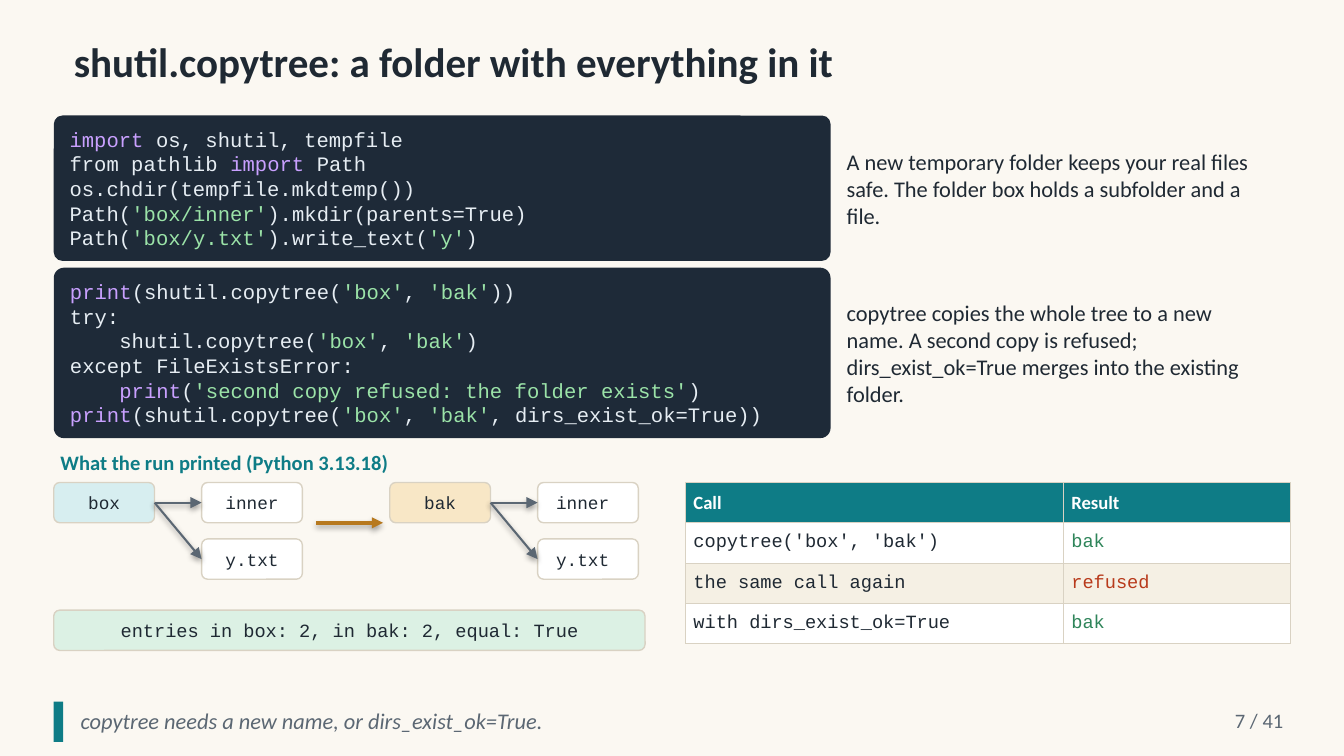
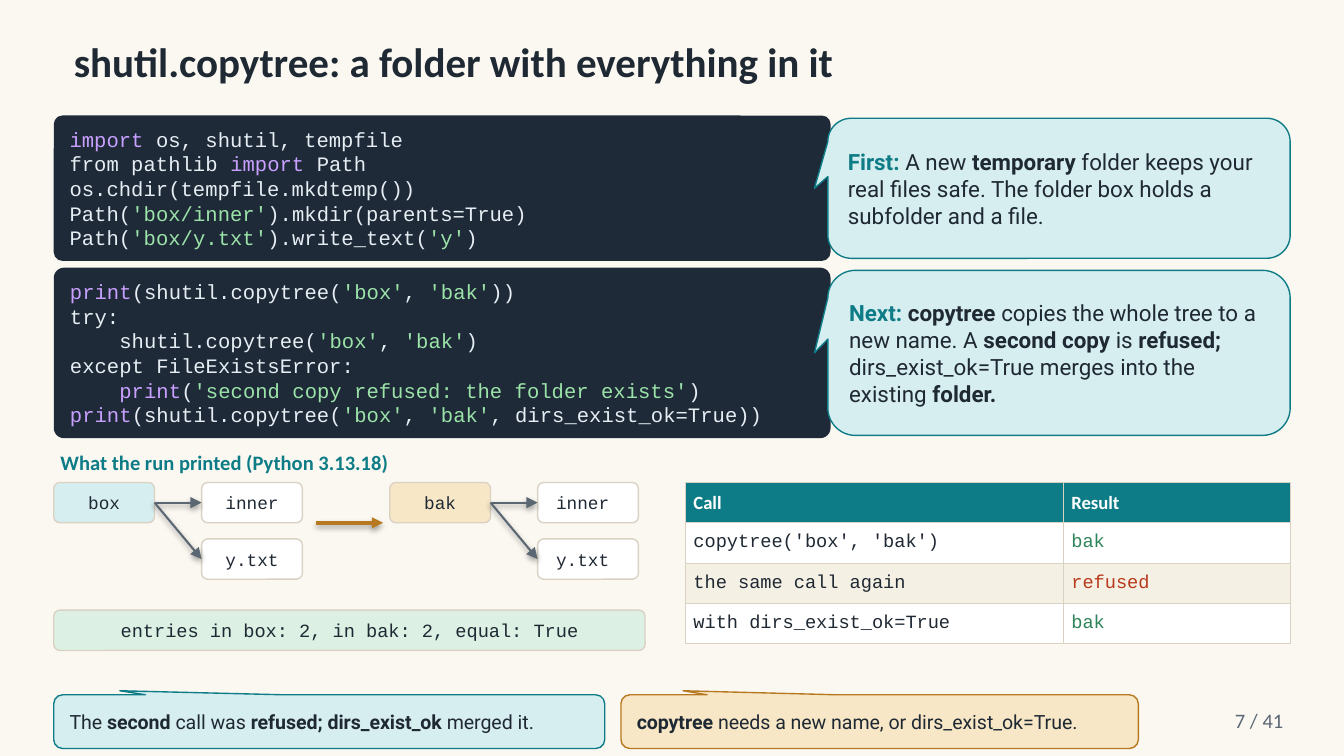
Before and after one commit to altunelyusuf/AdvancedProgrammingWithPython, a slide deck: slide 7 of 03-materials/ch11/SEN0414_Ch11_OrganizingFiles_3e_v3_0_0.pptx. Drawn at 1344x756 pixels with LibreOffice and Linux fonts; fonts in the diff are those of the drawing. Boxes give left, top, right and bottom in pixels: in the first picture for what was removed or moved away, otherwise in the second. Text is boxed around its words. In the diff, an @@ line names an element or a change of style, - is before the commit and + after.

```diff
--- a/03-materials/ch11/SEN0414_Ch11_OrganizingFiles_3e_v3_0_0.pptx
+++ b/03-materials/ch11/SEN0414_Ch11_OrganizingFiles_3e_v3_0_0.pptx
@@ rounded speech box "First: A new temporary folder ..." at <box>828,118,1290,258</box>: fill none to #D7EEF0; outline none to #0E7C86 0.75 pt @@
@@ rounded speech box "First: A new temporary folder ...": place and size @@
-rounded speech box "First: A new temporary folder ..." at <box>847,154,1248,224</box>
+rounded speech box "First: A new temporary folder ..." at <box>828,118,1290,258</box>
@@ text in rounded speech box at <box>848,153,1252,224</box>: text changed; font Calibri to Roboto @@
-A new temporary folder keeps your real files safe. The folder box holds a subfolder and a file.
+First: A new temporary folder keeps your real files safe. The folder box holds a subfolder and a file.
@@ rounded speech box "Next: copytree copies the whole ...": place and size @@
-rounded speech box "Next: copytree copies the whole ..." at <box>847,305,1239,402</box>
+rounded speech box "Next: copytree copies the whole ..." at <box>828,270,1290,435</box>
@@ rounded speech box "Next: copytree copies the whole ..." at <box>828,270,1290,435</box>: fill none to #D7EEF0; outline none to #0E7C86 0.75 pt @@
@@ text in rounded speech box at <box>849,304,1256,407</box>: text changed; font Calibri to Roboto @@
-copytree copies the whole tree to a new name. A second copy is refused; dirs_exist_ok=True merges into the existing folder.
+Next: copytree copies the whole tree to a new name. A second copy is refused; dirs_exist_ok=True merges into the existing folder.
@@ rectangle removed at <box>54,702,63,742</box> @@
@@ rounded speech box added at <box>54,695,605,749</box>, fill #D7EEF0, outline #0E7C86 0.75 pt, 10.5 pt, text #1F2933, bold @@
+The second call was refused; dirs_exist_ok merged it.
@@ rounded speech box "copytree needs a new name, ...": place and size @@
-rounded speech box "copytree needs a new name, ..." at <box>81,713,542,733</box>
+rounded speech box "copytree needs a new name, ..." at <box>621,695,1138,749</box>
@@ rounded speech box "copytree needs a new name, ..." at <box>621,695,1138,749</box>: size 12 to 10.5 pt, font Calibri to Roboto, text colour #5B6773 to #1F2933, italic off; bold on in "copytree"; fill none to #F8E7C6; outline none to #B7791F 0.75 pt @@
```
Also in this commit, not shown: 30 other slides changed, 18 other files.
